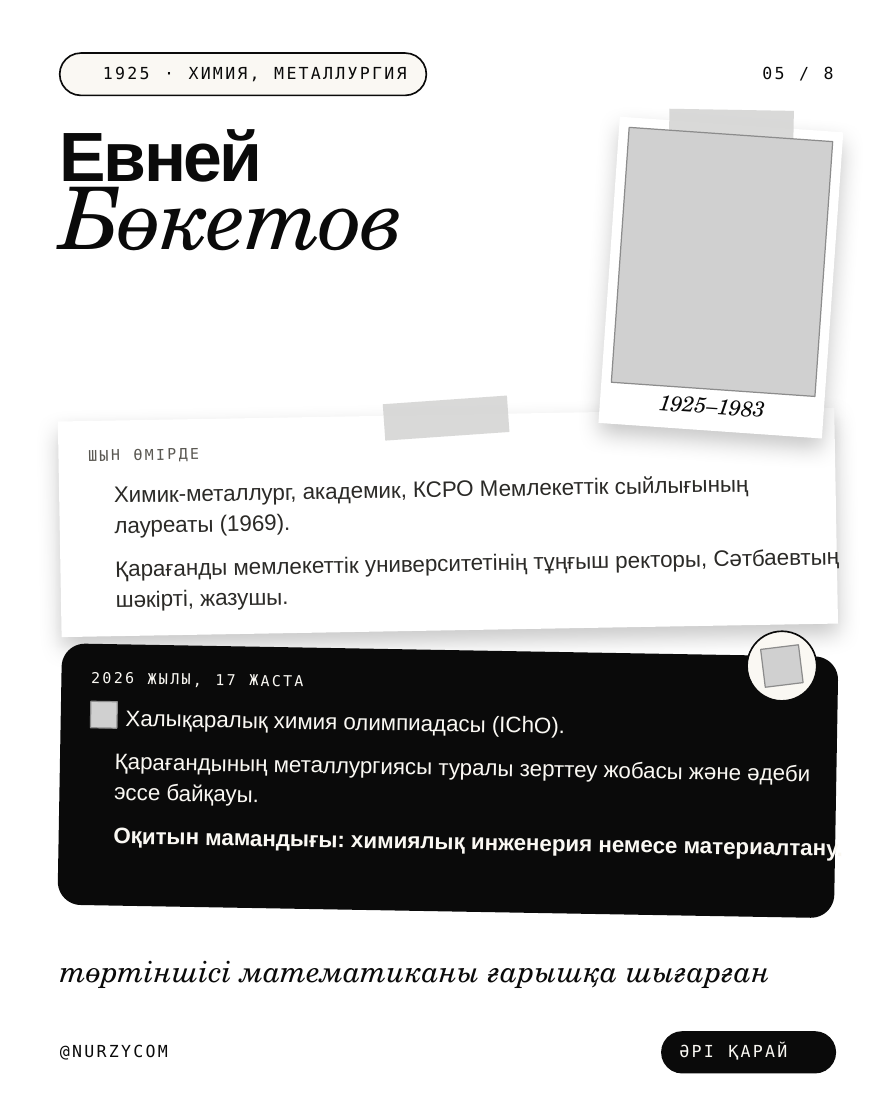
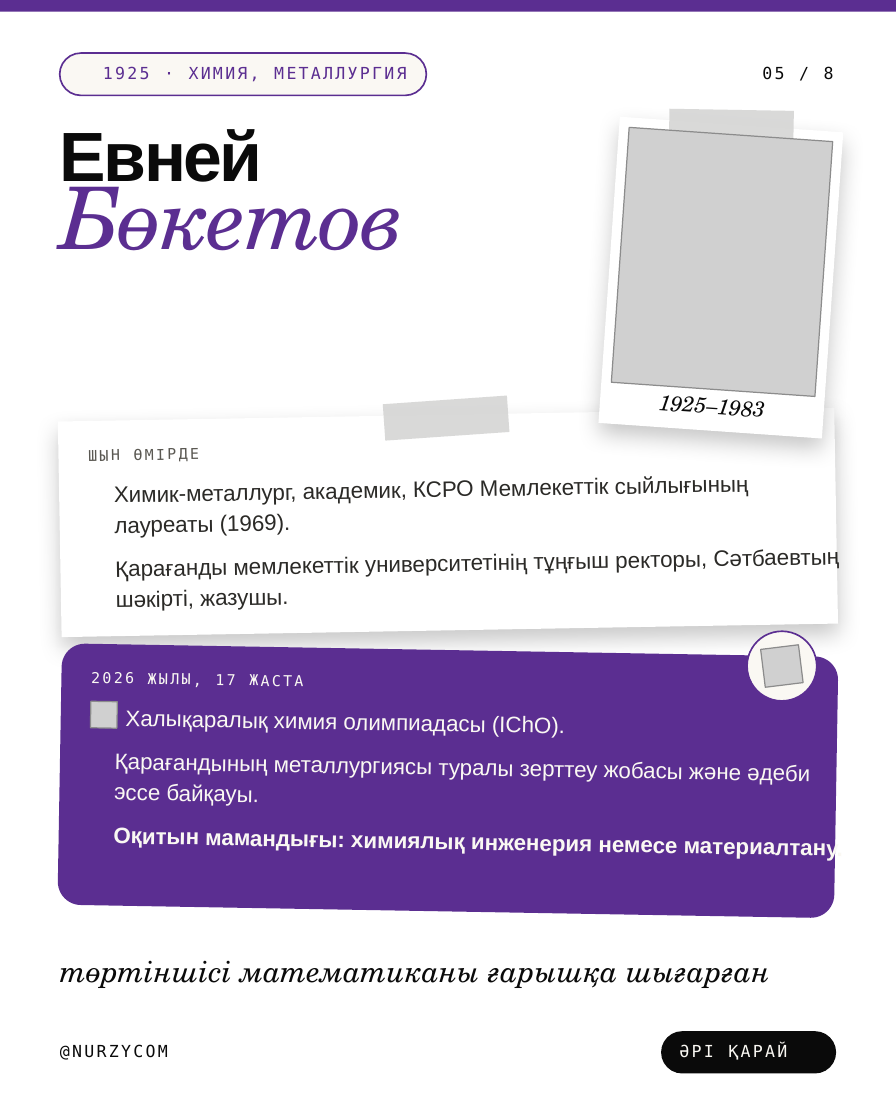
Before and after one commit to galiandojonathan-ship-it1/nurzycom_brand, a slide deck: slide 5 of social/pptx/kz-scientists.pptx. Drawn at 896x1120 pixels with LibreOffice and Linux fonts; fonts in the diff are those of the drawing; grey boxes stand for pictures; background and template pictures are left out. Boxes give left, top, right and bottom in pixels: in the first picture for what was removed or moved away, otherwise in the second. Text is boxed around its words. In the diff, an @@ line names an element or a change of style, - is before the commit and + after.

```diff
--- a/social/pptx/kz-scientists.pptx
+++ b/social/pptx/kz-scientists.pptx
@@ rectangle added at [0,0,896,12], fill #5B2E91 @@
@@ rounded rectangle at [60,53,426,94]: outline #0A0A0A 1 pt to #5B2E91 1 pt @@
@@ text "1925 · ХИМИЯ, МЕТАЛЛУРГИЯ" at [103,66,406,82]: text colour #0A0A0A to #5B2E91 @@
@@ text "Евней Бөкетов" at [60,129,405,251]: text colour #0A0A0A to #5B2E91 in "Бөкетов" @@
@@ ellipse at [743,627,820,704]: outline #0A0A0A 1 pt to #5B2E91 1 pt @@
@@ rounded rectangle at [58,643,838,918]: fill #0A0A0A to #5B2E91 @@
```
Also in this commit, not shown: 5 other slides changed, 14 other files.
